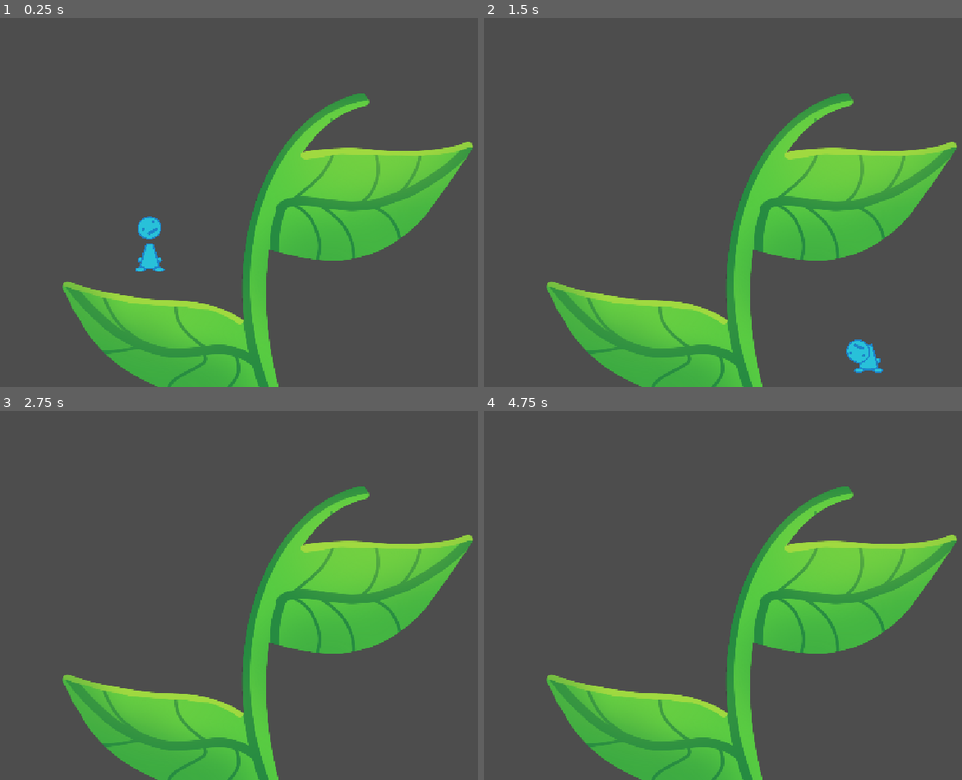
Above: before the commit, frames 1-4 (two rows, left to right).
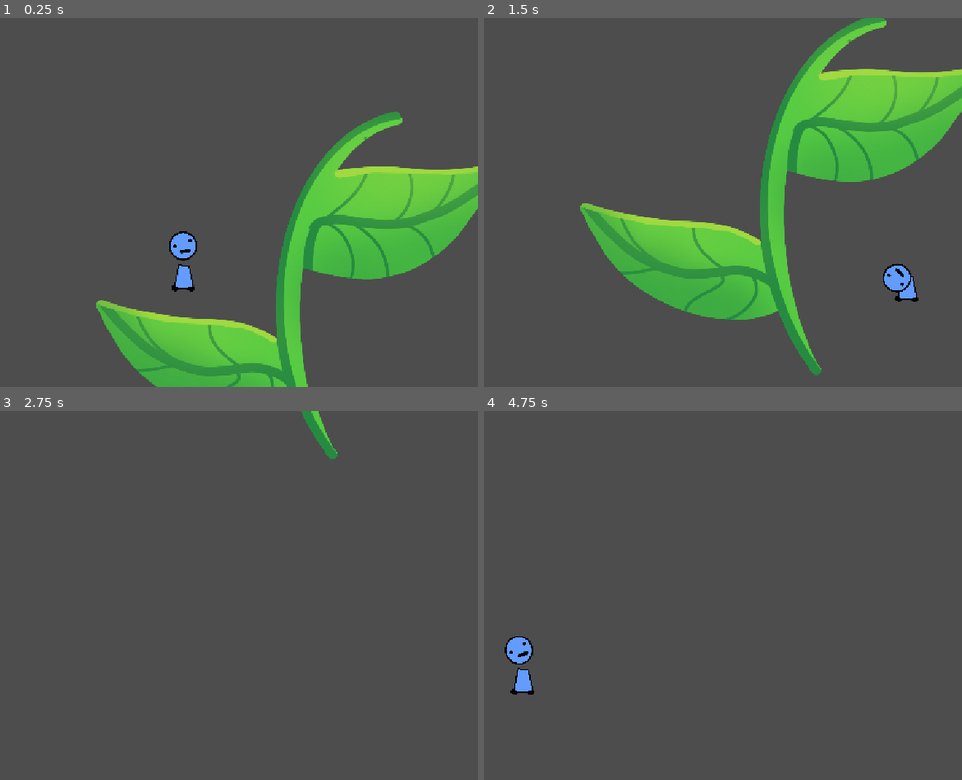
Above: after the commit, the same moments.

Repository: average4136/head-over-heels-game
Game: Godot game, scene res://Scenes/testlvl.tscn
Same seed, same stepped clock (60 frames per second), same inputs: the game is played once before the commit and once after it. This scene is started directly instead of the project's main scene.
Inputs:
- Up to frame 1 (0.25 s): no input
- Up to frame 2 (1.5 s): tap Enter (ui_accept) at 0.5 s; hold D (move_right) from 0.53 s (still down); tap Space (jump) at 0.77 s
- Up to frame 3 (2.75 s): tap Space (jump) at 1.52 s; release D (move_right) at 2.03 s; hold A (move_left) from 2.03 s (still down)
- Up to frame 4 (4.75 s): tap Space (jump) at 3.02, 3.77, 4.52 s; release A (move_left) at 4.28 s; hold D (move_right) from 4.28 s (still down)

The runs differ from the first frame. In frame 1, 20% of the frame differs, in the area x 13-100%, y 20-100%; in frame 2, 35%, in the area x 13-100%, y 0-100%; in frame 3, 21%; in frame 4, 21%.

Commit message:
renamed some stuff, added folders, added start of ice scene

Diff:
--- a/Scenes/Guy.tscn
+++ b/Scenes/Guy.tscn
@@ -65,6 +65,7 @@
 position = Vector2(-4, -98)
 shape = SubResource("CircleShape2D_53v2a")
 
-[node name="Camera2D" type="Camera2D" parent="." unique_id=1832002142]
+[node name="GuyCam" type="Camera2D" parent="." unique_id=1832002142]
 position = Vector2(-1, -218)
 zoom = Vector2(0.5, 0.5)
+drag_vertical_enabled = true
--- /dev/null
+++ b/Scenes/Level scenes/ice_section.tscn
@@ -0,0 +1,3 @@
+[gd_scene format=3 uid="uid://bo6c58ha16686"]
+
+[node name="Ice_section" type="Node2D" unique_id=1675132565]
Not shown: 1 places in Scenes/Guy.tscn that only renumber resources
